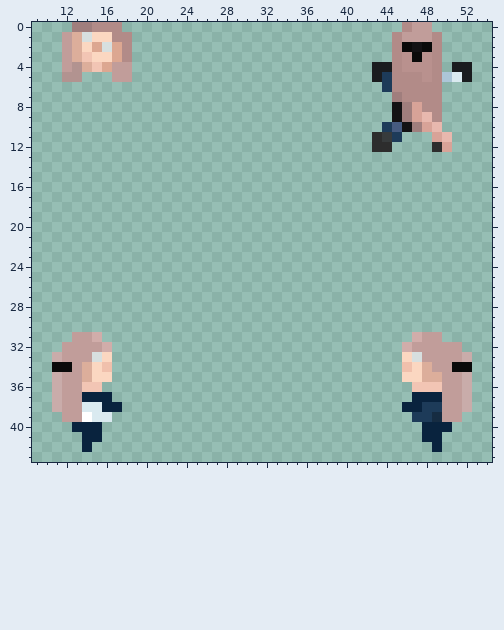
Two states of a pixel-art sprite, Resources/Textures/_Goobstation/Objects/Fun/toys.rsi/plushiesamantha-equipped-HELMET.png. Above is the file before it was changed.
The file is 64x64 pixels. Colours within 5 levels of each other are drawn and written as one. Shown: x 9..54, y 0..43.
Once edited:
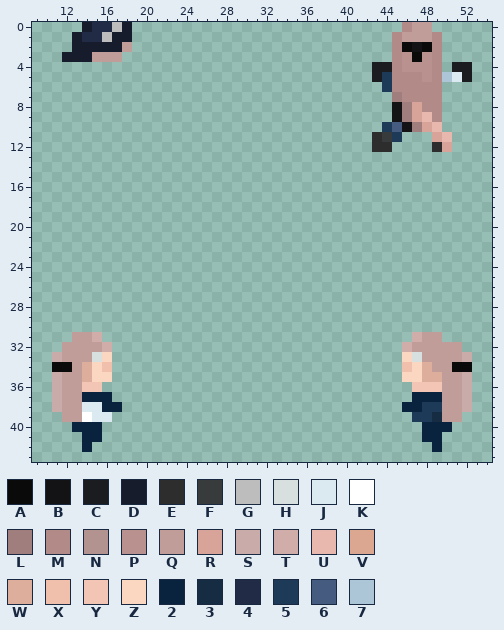
Palette (. is transparent): A #0a0a0a  B #131214  C #1a1c1f  D #161c2c  E #2d2d2d  F #373b3c  G #bdbdbd  H #d7dfdf  J #daeaf0  K #ffffff  L #a07e7d  M #b28b88  N #b29390  P #b9918e  Q #c19d9a  R #d8a398  S #c9acaa  T #d1adaa  U #e8b8ae  V #dca791  W #dcae9b  X #f0c0ac  Y #f2c5b4  Z #fbd7c1  2 #09233e  3 #162c42  4 #212b46  5 #1d3b59  6 #465b80  7 #acc6d8
Commit message: tweaks Signed-off-by: SolsticeOfTheWinter <solsticeofthewinter@gmail.com>
From old to new:
@@ x 10..20 @@
- 0 ...LLMMM...
- 1 ..QWHZZMM..
- 2 ..QWZVHVM..
- 3 ..QWYZZVM..
- 4 ..QNWYVQQ..
- 5 ..NN...QQ..
+ 0 ....D44GD..
+ 1 ...D44GDD..
+ 2 ...DDDDDQ..
+ 3 ..DDDQQQ...
+ 4 ...........
+ 5 ...........
  6 ...........
Boxes around the changes in both pictures, in picture pixels (x1, y1, x2, y2):
changed: (62, 22, 132, 82)
